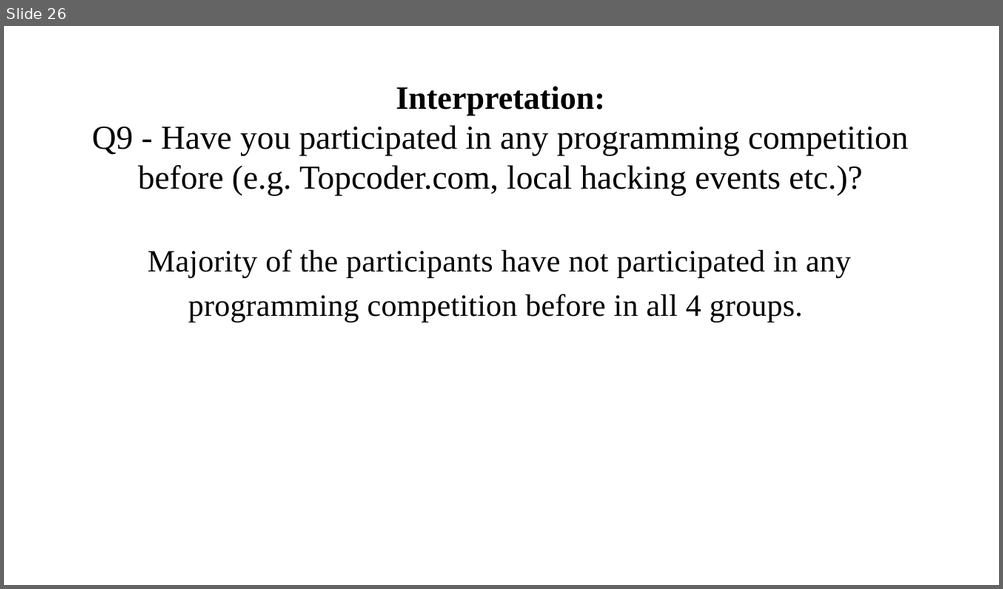
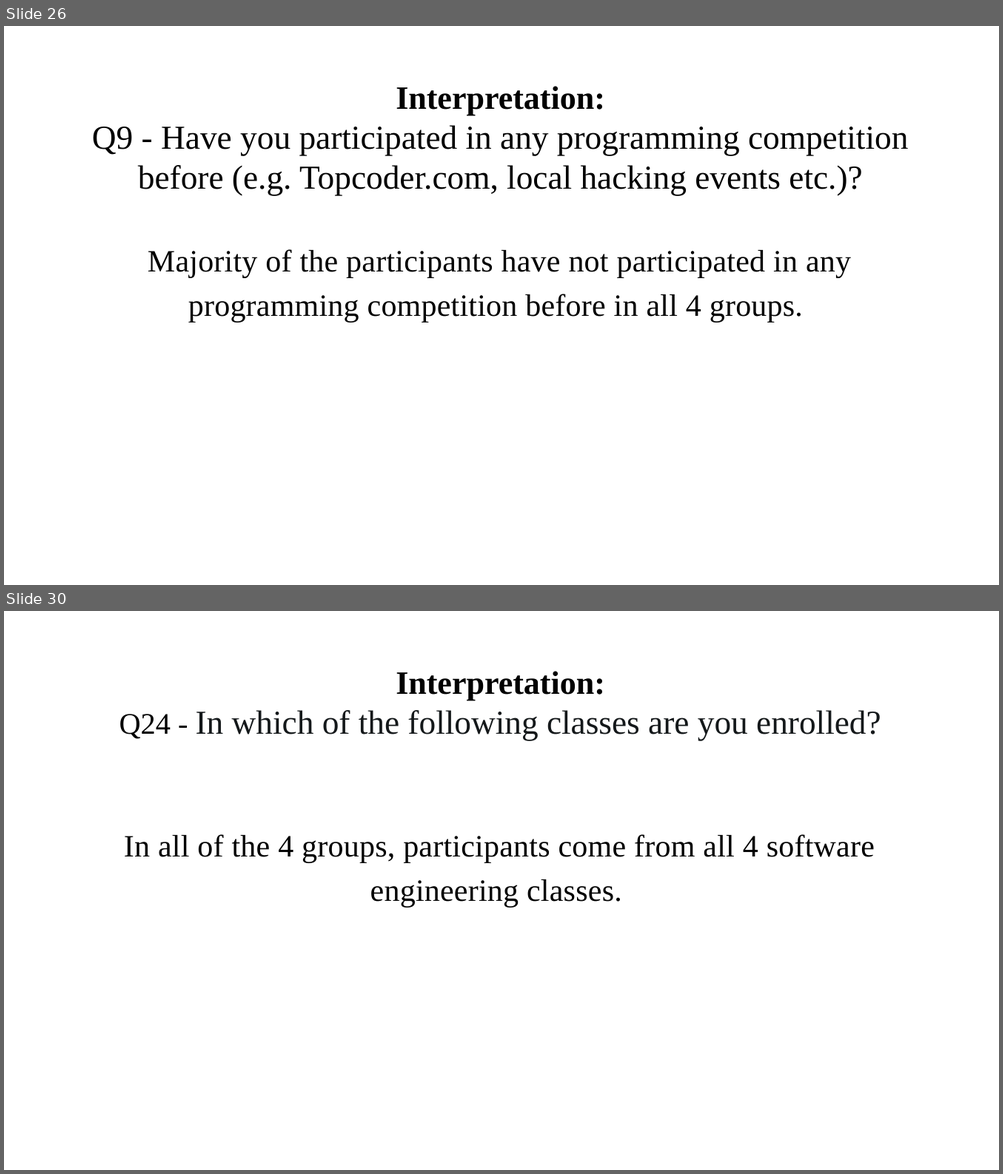
Before and after one commit to ironhacks/spring-2017-analysis, a slide deck: surveys/survey_analysis_and_pca_theory.pptx. Shown one above the other, each under a label of ours: slide 26 before the commit, slides 26 and 30 after it; the slides between them are not shown. The pictures are 1003x589 and 1003x1174 pixels, drawn with LibreOffice and Linux fonts; fonts in the diff are those of the drawing. Boxes give left, top, right and bottom in pixels: in the first picture for what was removed or moved away, otherwise in the second. Text is boxed around its words. In the diff, an @@ line names an element or a change of style, - is before the commit and + after.

```diff
--- a/surveys/survey_analysis_and_pca_theory.pptx
+++ b/surveys/survey_analysis_and_pca_theory.pptx
@@ slide 30 added at <box>4,611,999,1170</box>, background #FFFFFF @@
@@ title added at <box>119,671,881,741</box>, 32.4 pt, text #14181A @@
+Interpretation:
+Q24 - In which of the following classes are you enrolled?
@@ text added at <box>124,834,874,907</box>, 30 pt, text #000000 @@
+In all of the 4 groups, participants come from all 4 software engineering classes.
```
Also in this commit, not shown: 4 other slides added.
